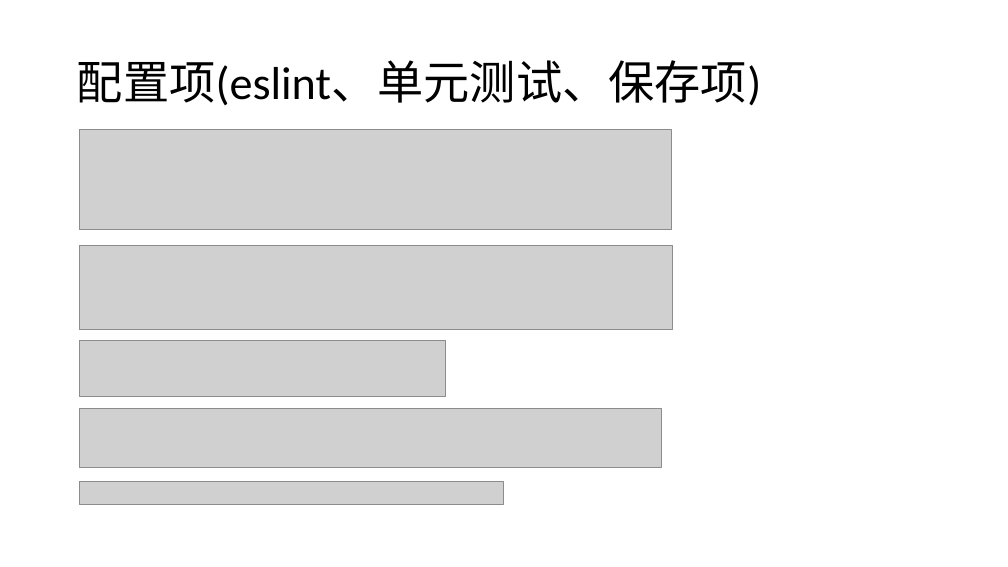
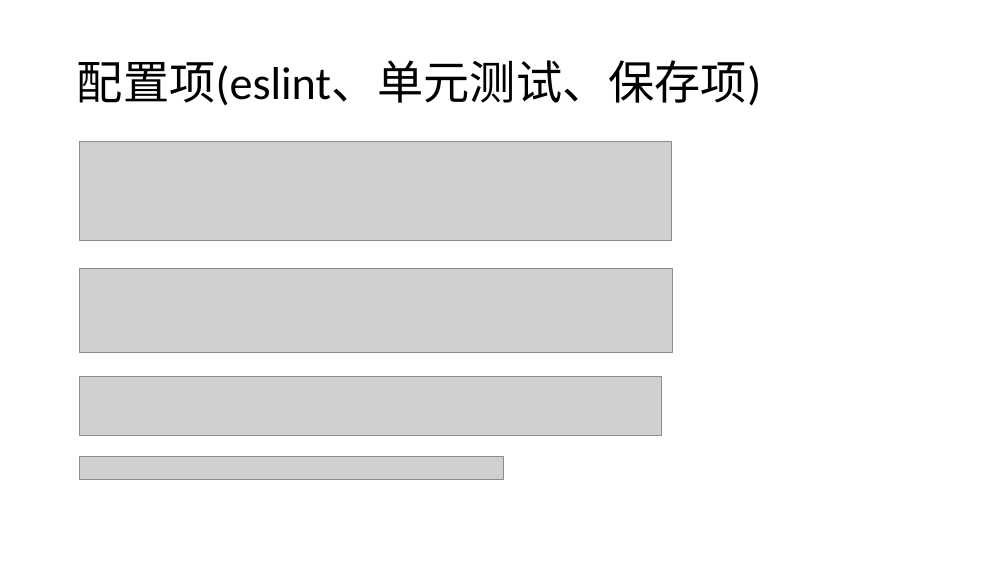
Before and after one commit to liwenxin-jam/vuecli3-starter, a slide deck: slide 4 of doc/vue-cli3.pptx. Drawn at 1008x567 pixels with LibreOffice and Linux fonts; fonts in the diff are those of the drawing; grey boxes stand for pictures. Boxes give left, top, right and bottom in pixels: in the first picture for what was removed or moved away, otherwise in the second. Text is boxed around its words. In the diff, an @@ line names an element or a change of style, - is before the commit and + after.

Commit message:
eslint

```diff
--- a/doc/vue-cli3.pptx
+++ b/doc/vue-cli3.pptx
@@ picture: place and size @@
-picture at [79, 130, 671, 230]
+picture at [79, 141, 671, 241]
@@ picture: place and size @@
-picture at [79, 246, 673, 330]
+picture at [79, 268, 673, 352]
@@ picture removed at [79, 340, 446, 396] @@
@@ picture: place and size @@
-picture at [79, 408, 661, 467]
+picture at [79, 377, 661, 436]
@@ picture: place and size @@
-picture at [79, 482, 504, 505]
+picture at [79, 457, 504, 480]
```
Also in this commit, not shown: 2 other files.
